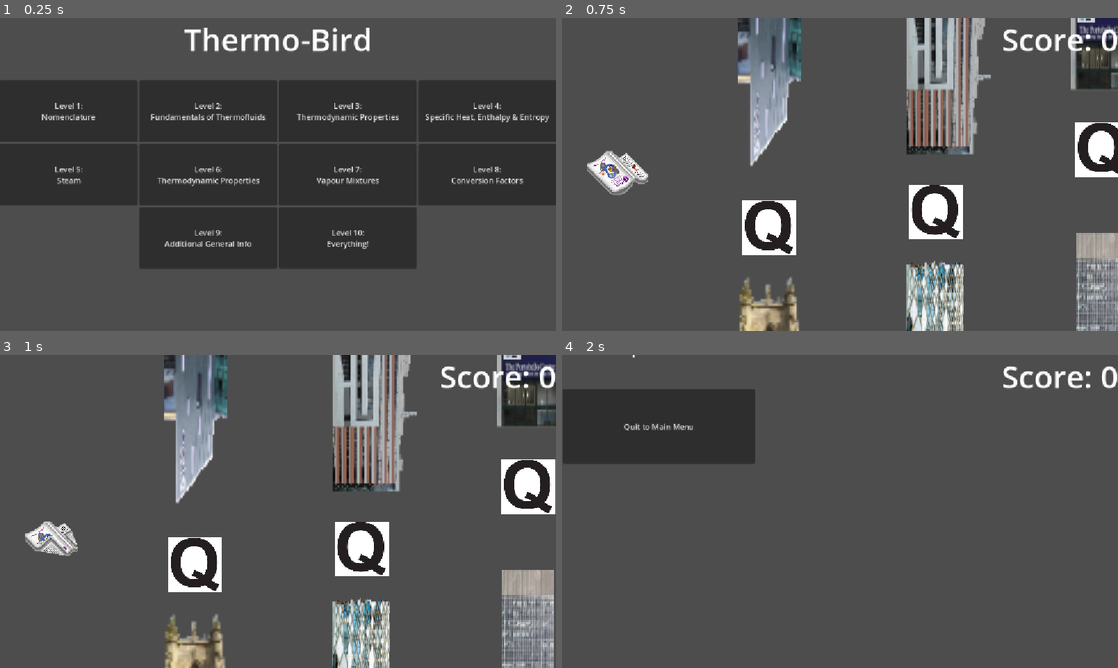
Above: before the commit, frames 1-4 (two rows, left to right).
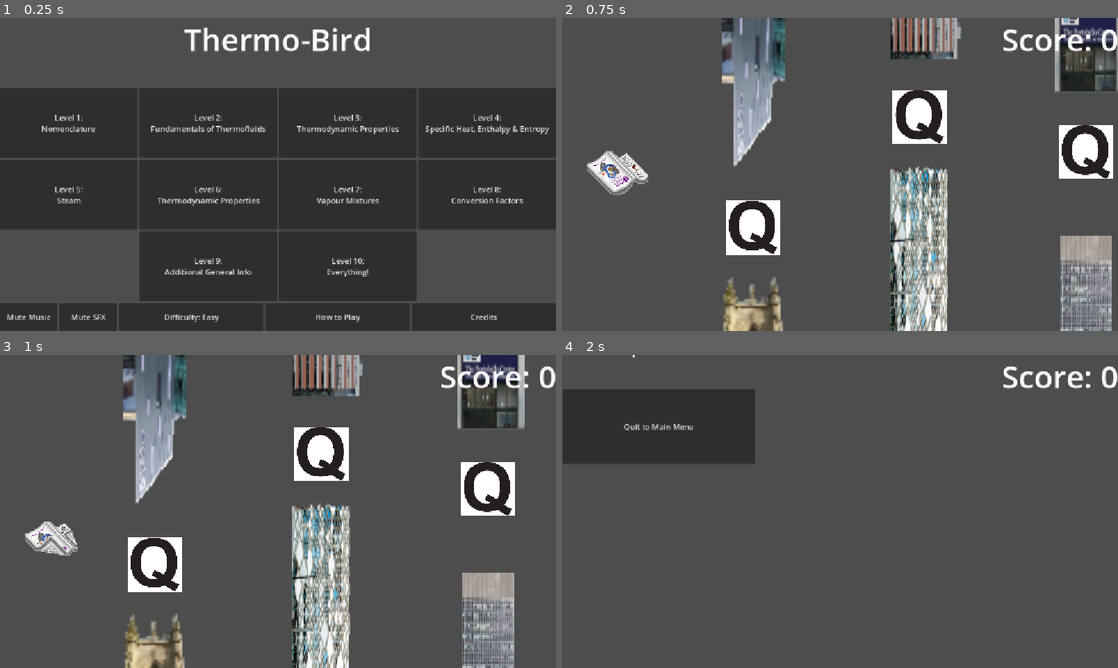
Above: after the commit, the same moments.

Repository: UnethicalBear/MAC126_Assignment
Game: Godot game, scene res://Scenes/main_menu.tscn
Same seed, same stepped clock (60 frames per second), same inputs: the game is played once before the commit and once after it.
Inputs:
- Up to frame 1 (0.25 s): no input
- Up to frame 2 (0.75 s): click "Level 2: Fundamentals of Ther…" at 0.5 s
- Up to frame 3 (1 s): no input
- Up to frame 4 (2 s): tap Space (JUMP) at 1.52 s

The runs differ from the first frame. In frame 1, 25% of the frame differs, in the area x 0-100%, y 20-100%; in frame 2, 23%; in frame 3, 35%, in the area x 22-100%, y 0-100%; in frame 4, nothing differs.

Commit message:
Update main menu, add difficurtly functionality

Diff:
--- a/Scenes/main_menu.tscn
+++ b/Scenes/main_menu.tscn
@@ -119,3 +119,31 @@
 [node name="SettingsContainer" type="HBoxContainer" parent="."]
 layout_mode = 2
 size_flags_vertical = 3
+size_flags_stretch_ratio = 0.41
+
+[node name="MusicBtn" type="Button" parent="SettingsContainer"]
+layout_mode = 2
+size_flags_horizontal = 3
+size_flags_stretch_ratio = 0.4
+text = "Mute Music"
+
+[node name="SFXBtn" type="Button" parent="SettingsContainer"]
+layout_mode = 2
+size_flags_horizontal = 3
+size_flags_stretch_ratio = 0.4
+text = "Mute SFX"
+
+[node name="DifficultyBtn" type="Button" parent="SettingsContainer"]
+layout_mode = 2
+size_flags_horizontal = 3
+text = "Difficulty: Easy"
+
+[node name="InstructionsBtn" type="Button" parent="SettingsContainer"]
+layout_mode = 2
+size_flags_horizontal = 3
+text = "How to Play"
+
+[node name="CreditsBtn" type="Button" parent="SettingsContainer"]
+layout_mode = 2
+size_flags_horizontal = 3
+text = "Credits"
--- a/Scripts/GateHandler.gd
+++ b/Scripts/GateHandler.gd
@@ -5,8 +5,7 @@
 @onready var G3: Node2D = $Gate3
 @onready var G4: Node2D = $Gate4
 
-@export var GATE_SPEED: float = 100
-var _GATE_SPEED: float = GATE_SPEED
+var GATE_SPEED: float = Globals.GATE_SPEED
 var GATE_DELTA: Vector2
 
 var RNG: RandomNumberGenerator = RandomNumberGenerator.new()
@@ -45,24 +44,23 @@
 
 	var q: Area2D = Gate.find_child("Question")
 
-	if RNG.randi_range(0,1):
+	if RNG.randf_range(0,1) <= Globals.Q_CHANCE and Globals.Q_CHANCE > 0:
 		q.show()
 		q.monitorable=true
 	else:
 		q.hide()
 		q.monitorable=false
 
-
 func sleep() -> void:
 	GATE_SPEED = 0
 	hide()
 
 func wake() -> void:
-	GATE_SPEED = _GATE_SPEED
+	GATE_SPEED = Globals.GATE_SPEED
 	show()
 
 func pushLeft() -> void:
-	MoveGate(G1, 2)
-	MoveGate(G2, 2)
-	MoveGate(G3, 2)
-	MoveGate(G4, 2)
+	MoveGate(G1, Globals.GATE_PUSH_FWD)
+	MoveGate(G2, Globals.GATE_PUSH_FWD)
+	MoveGate(G3, Globals.GATE_PUSH_FWD)
+	MoveGate(G4, Globals.GATE_PUSH_FWD)
--- a/Scripts/Globals.gd
+++ b/Scripts/Globals.gd
@@ -1,3 +1,6 @@
 extends Node
 
 var LEVEL_CATEGORY: String
+var Q_CHANCE: float = 0.66 # 0-1
+var GATE_SPEED: float = 300 # 0-1
+var GATE_PUSH_FWD: float = 2
--- a/Scripts/MainMenu.gd
+++ b/Scripts/MainMenu.gd
@@ -12,11 +12,35 @@
 	"Level9":"General",
 	"Level10":""
 }
+var DifficultyMode: int = 0 # 0 = easy, 1 = medium, 2 = hard
+var DifficultyData: Dictionary =  {
+	0: ["Easy", 100, 0.75, 2],
+	1: ["Medium", 150, 0.66, 1.333],
+	2: ["Hard", 250, 0.5, 0.8],
+}
 
 func _ready() -> void:
 	for child: Button in $LevelContainer.get_children():
 		child.pressed.connect(LoadLevel.bind(child.name))
 
+	$SettingsContainer/DifficultyBtn.pressed.connect(ChangeDifficultyMode)
+
 func LoadLevel(ButtonPressed: String) -> void:
 	Globals.LEVEL_CATEGORY = LevelDict[ButtonPressed]
 	get_tree().change_scene_to_file("res://Scenes/main.tscn")
+
+func _input(event: InputEvent) -> void:
+	if event.is_action_pressed("PLAY_HIDDEN"):
+		Globals.Q_CHANCE = 0
+		get_tree().change_scene_to_file("res://Scenes/main.tscn")
+
+
+func ChangeDifficultyMode() -> void:
+	DifficultyMode += 1
+	if DifficultyMode == 3:
+		DifficultyMode = 0
+
+	$SettingsContainer/DifficultyBtn.text = "Difficulty: " + DifficultyData[DifficultyMode][0]
+	Globals.GATE_SPEED = DifficultyData[DifficultyMode][1]
+	Globals.Q_CHANCE = DifficultyData[DifficultyMode][2]
+	Globals.GATE_PUSH_FWD = DifficultyData[DifficultyMode][3]
--- a/Scripts/QuestionLoader.gd
+++ b/Scripts/QuestionLoader.gd
@@ -3,8 +3,8 @@
 const QUESTIONS: String = \
 """Nomenclature,what is the symbol of gibbs free energy,MC,~g,G,Eg,G0,~g
 Nomenclature,what are the units of Specific Entropy,MC,epsilom,kJ/kgK,W/m^2K,kJ/kgs,kJ/kgK
-Fundementals,vtotal = vf + x(vf-vg),Bool,TRUE,FALSE,,,FALSE
-Fundementals,? <= 1-T(low)/T(high),MC,COP(R),COP(HP),n(Th),n(c),n(Th)
+Fundamentals,vtotal = vf + x(vf-vg),Bool,TRUE,FALSE,,,FALSE
+Fundamentals,? <= 1-T(low)/T(high),MC,COP(R),COP(HP),n(Th),n(c),n(Th)
 Properties,what is the molar mass of isobutane (g/mol),NUMERICAL,,,,,58.12
 Properties,what is C(p) of R134a at 10 kPa and 303K (J/kgK),NUMERICAL,,,,,9089"""
 
@@ -26,8 +26,6 @@
 			ALL_DICT[data[0]] = [tmp]
 
 func GetQuestion(category: String = "") -> Question:
-	#var picked: Question
-
 	# if cateogry is empty, assign a random question
 	if category == "":
 		return ALL.pick_random()
